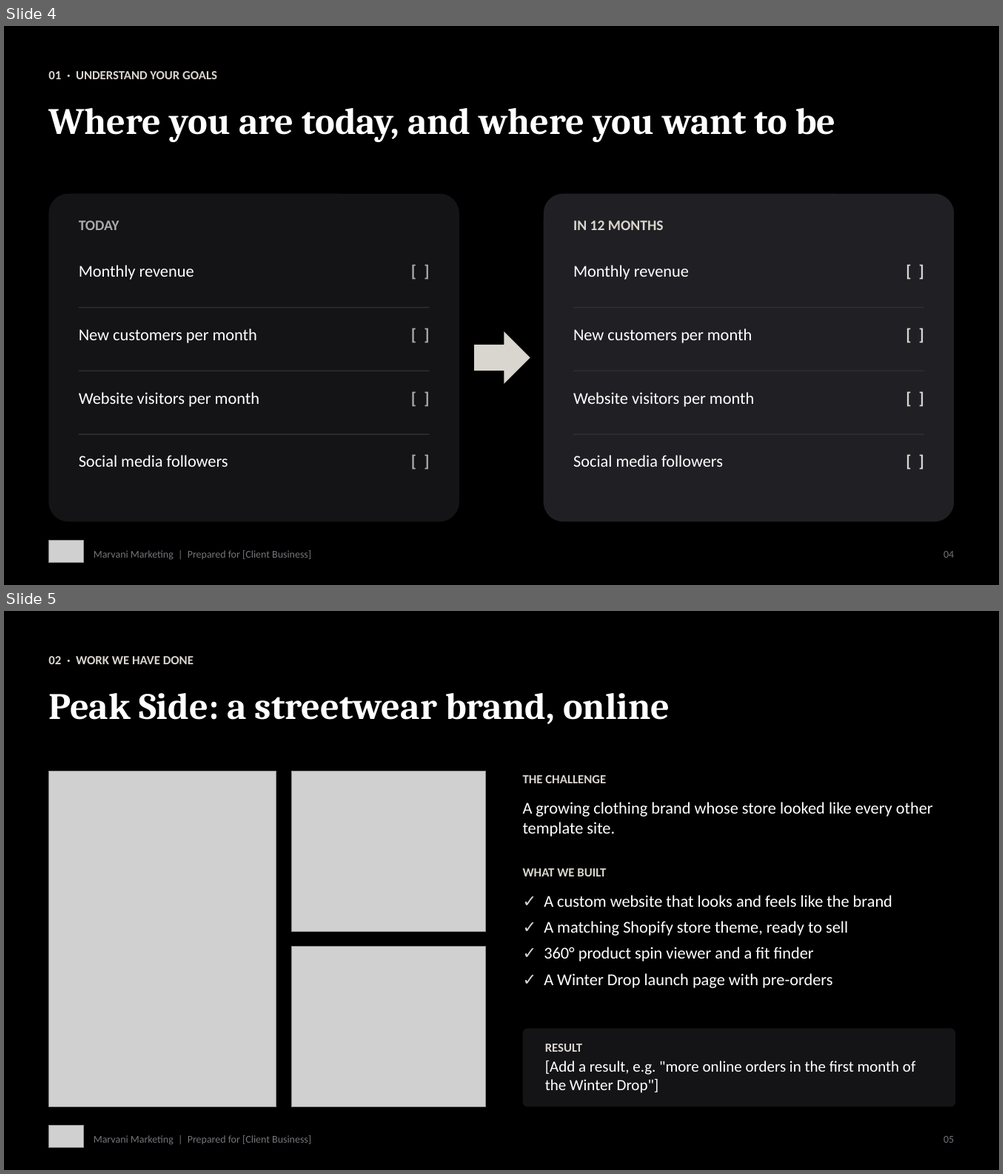
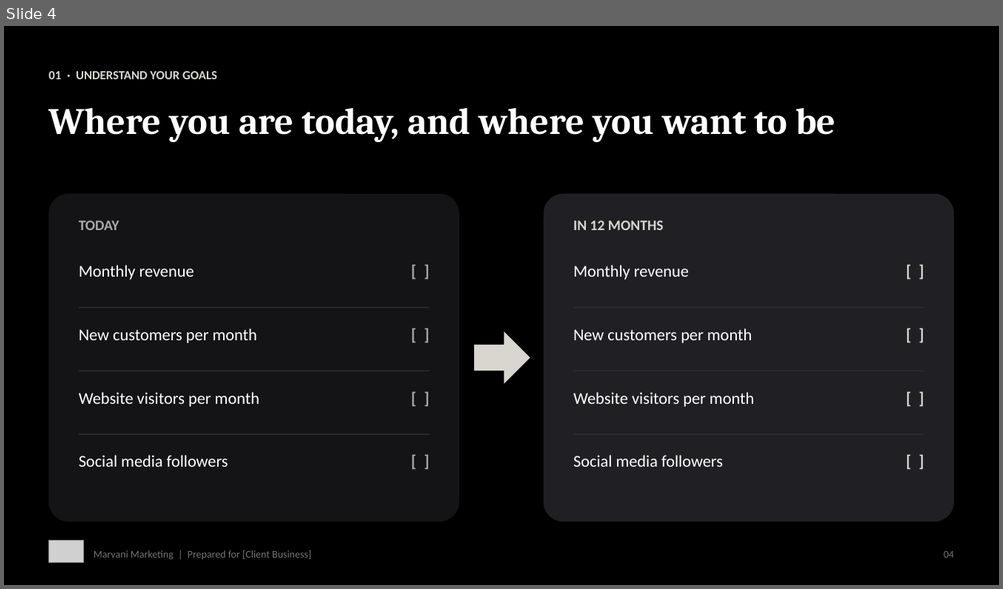
Before and after one commit to marvani043-max/Victor-, a slide deck: pitch-deck/Agency-Pitch-Deck.pptx. Shown one above the other, each under a label of ours: slides 4 and 5 before the commit, slide 4 after it. The pictures are 1003x1174 and 1003x589 pixels, drawn with LibreOffice and Linux fonts; fonts in the diff are those of the drawing; grey boxes stand for pictures. Boxes give left, top, right and bottom in pixels: in the first picture for what was removed or moved away, otherwise in the second. Text is boxed around its words. In the diff, an @@ line names an element or a change of style, - is before the commit and + after.

```diff
--- a/pitch-deck/Agency-Pitch-Deck.pptx
+++ b/pitch-deck/Agency-Pitch-Deck.pptx
@@ slide 5 removed at bbox=[4, 611, 999, 1170], background #000000 @@
@@ text removed at bbox=[48, 656, 193, 664] @@
-02 · WORK WE HAVE DONE
@@ text removed at bbox=[48, 693, 670, 724] @@
-Peak Side: a streetwear brand, online
@@ picture removed at bbox=[48, 772, 276, 1107] @@
@@ picture removed at bbox=[291, 772, 485, 932] @@
@@ text removed at bbox=[523, 775, 606, 783] @@
-THE CHALLENGE
@@ text removed at bbox=[523, 802, 933, 837] @@
-A growing clothing brand whose store looked like every other template site.
@@ text removed at bbox=[523, 869, 606, 877] @@
-WHAT WE BUILT
@@ text removed at bbox=[543, 895, 892, 988] @@
-✓ A custom website that looks and feels like the brand
-✓ A matching Shopify store theme, ready to sell
-✓ 360° product spin viewer and a fit finder
-✓ A Winter Drop launch page with pre-orders
@@ picture removed at bbox=[291, 947, 485, 1107] @@
@@ rounded rectangle removed at bbox=[523, 1029, 956, 1107] @@
@@ text removed at bbox=[545, 1044, 915, 1093] @@
-RESULT
-[Add a result, e.g. "more online orders in the first month of the Winter Drop"]
@@ picture removed at bbox=[48, 1126, 84, 1148] @@
@@ text removed at bbox=[94, 1136, 311, 1145] @@
-Marvani Marketing | Prepared for [Client Business]
@@ text removed at bbox=[943, 1136, 953, 1143] @@
-05
```
Also in this commit, not shown: 8 slides changed, 1 other file.
